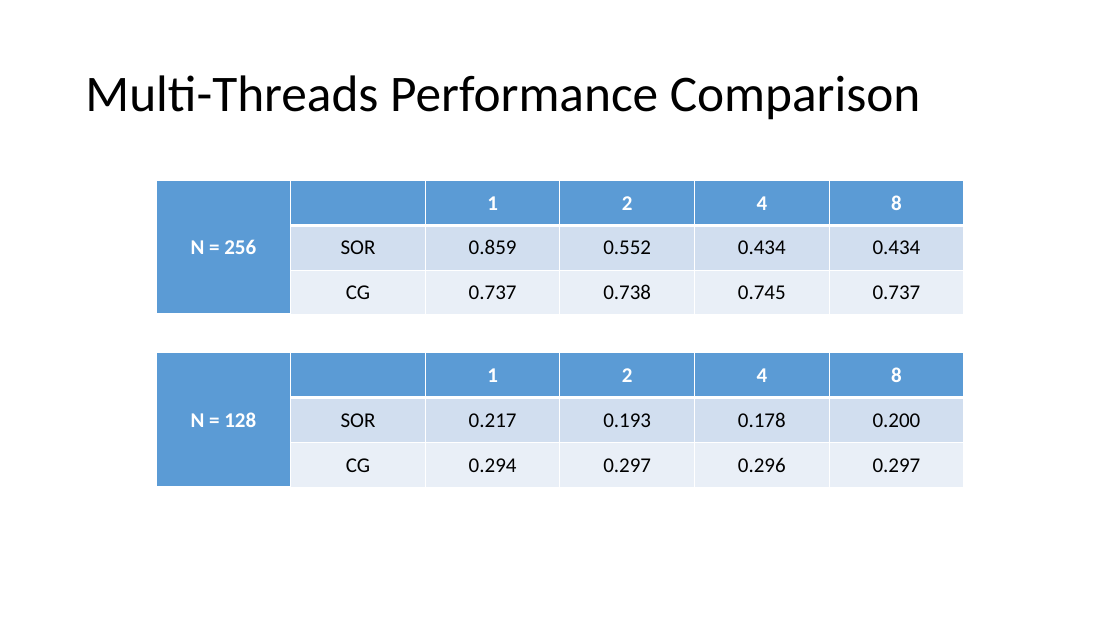
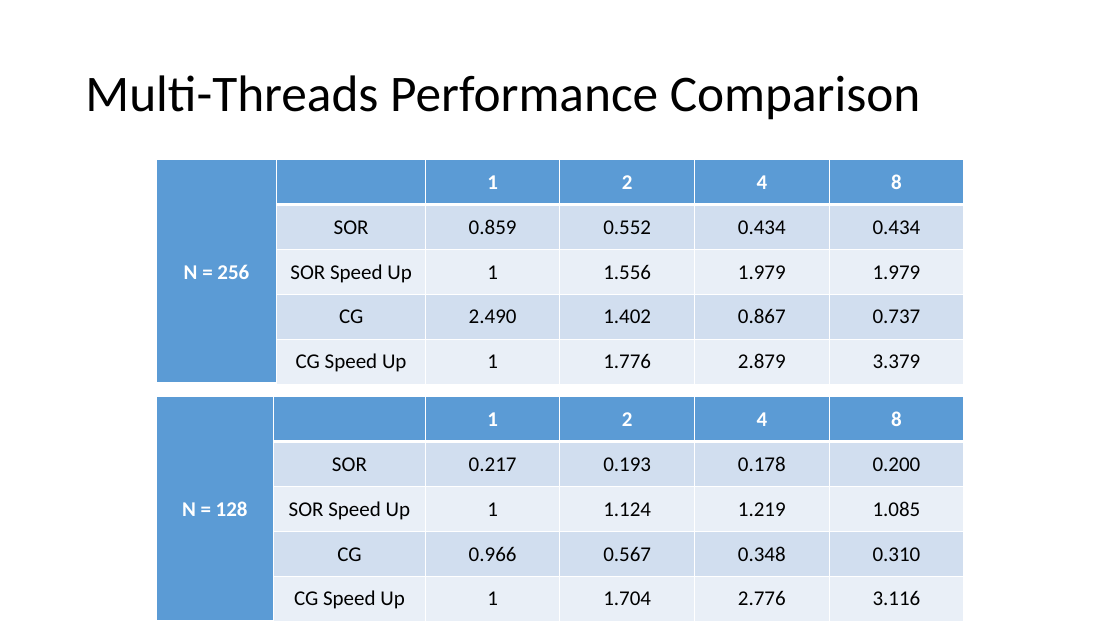
Before and after one commit to Jun7414/Conjugate-Gradient-Poisson-Solver, a slide deck: slide 12 of Final Project - Conjugate Gradient method.pptx. Drawn at 1120x630 pixels with LibreOffice and Linux fonts; fonts in the diff are those of the drawing. Boxes give left, top, right and bottom in pixels: in the first picture for what was removed or moved away, otherwise in the second. Text is boxed around its words. In the diff, an @@ line names an element or a change of style, - is before the commit and + after.

Commit message:
<add> update PPT

```diff
--- a/Final Project - Conjugate Gradient method.pptx
+++ b/Final Project - Conjugate Gradient method.pptx
@@ table at (x1=156, y1=160, x2=964, y2=384) @@
-row 3:  | CG | 0.737 | 0.738 | 0.745 | 0.737
+row 3:  | SOR Speed Up | 1 | 1.556 | 1.979 | 1.979
+row 4:  | CG | 2.490 | 1.402 | 0.867 | 0.737
+row 5:  | CG Speed Up | 1 | 1.776 | 2.879 | 3.379
@@ table resized from (x1=156, y1=181, x2=963, y2=315) to (x1=156, y1=160, x2=964, y2=384) @@
@@ table at (x1=156, y1=397, x2=964, y2=622) @@
-row 3:  | CG | 0.294 | 0.297 | 0.296 | 0.297
+row 3:  | SOR Speed Up | 1 | 1.124 | 1.219 | 1.085
+row 4:  | CG | 0.966 | 0.567 | 0.348 | 0.310
+row 5:  | CG Speed Up | 1 | 1.704 | 2.776 | 3.116
@@ table resized from (x1=156, y1=353, x2=963, y2=487) to (x1=156, y1=397, x2=964, y2=622) @@
```
Also in this commit, not shown: 1 other slide changed, 1 slide added, 4 other files.
